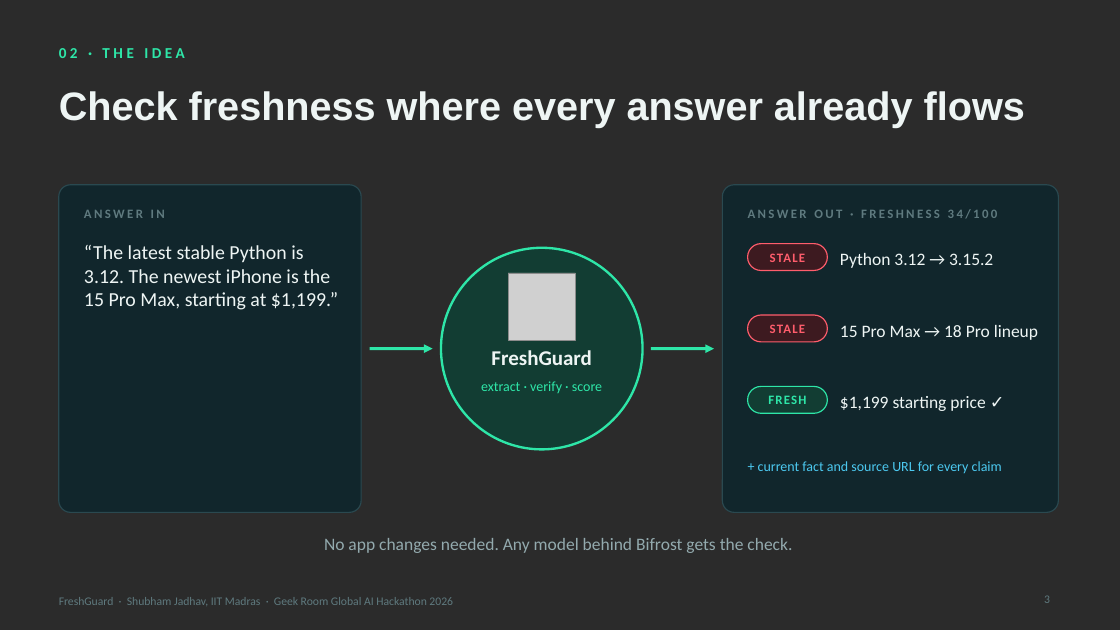
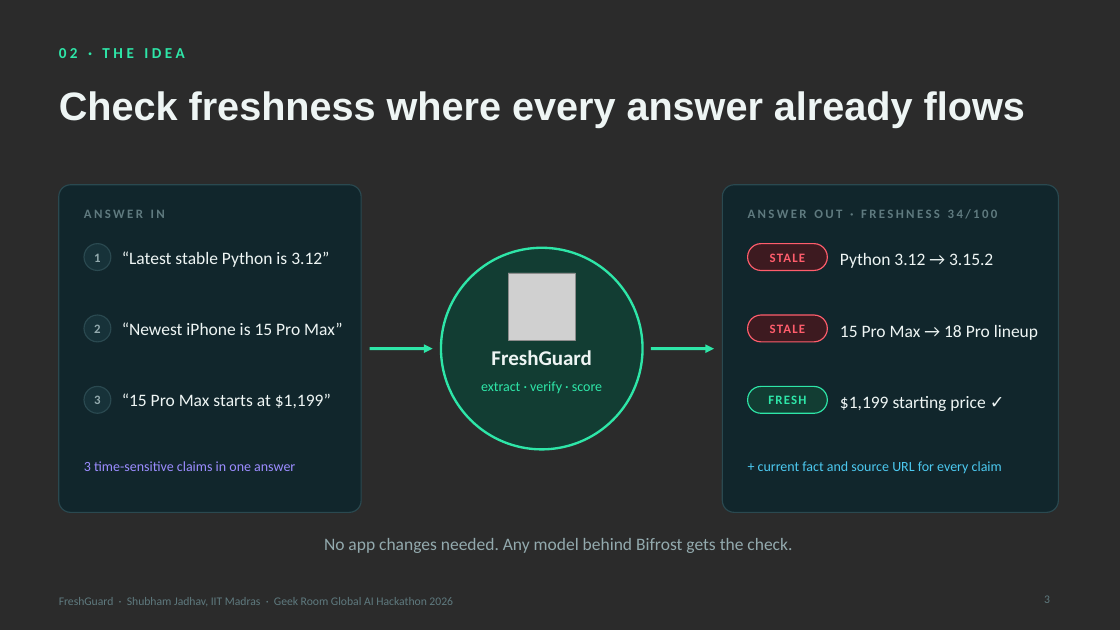
Before and after one commit to shubham-jadhav-FiatLux/freshguard, a slide deck: slide 3 of docs/FreshGuard_Pitch.pptx. Drawn at 1120x630 pixels with LibreOffice and Linux fonts; fonts in the diff are those of the drawing; grey boxes stand for pictures; background and template pictures are left out; a plain dark background stands for a picture behind light text. Boxes give left, top, right and bottom in pixels: in the first picture for what was removed or moved away, otherwise in the second. Text is boxed around its words. In the diff, an @@ line names an element or a change of style, - is before the commit and + after.

```diff
--- a/docs/FreshGuard_Pitch.pptx
+++ b/docs/FreshGuard_Pitch.pptx
@@ ellipse added at (84,244,111,271), fill #173239, outline #2A4950 1 pt @@
@@ text added at (94,254,100,262), 11 pt, text #93AAAE, bold @@
+1
@@ text added at (122,251,329,267), 15 pt, text #EEF5F4 @@
+“Latest stable Python is 3.12”
@@ ellipse added at (84,315,111,342), fill #173239, outline #2A4950 1 pt @@
@@ text added at (94,324,100,333), 11 pt, text #93AAAE, bold @@
+2
@@ text at (122,322,342,335): text changed; size 17 to 15 pt @@
-“The latest stable Python is 3.12. The newest iPhone is the 15 Pro Max, starting at $1,199.”
+“Newest iPhone is 15 Pro Max”
@@ text "“Newest iPhone is 15 Pro ..." at (122,322,342,335): vertical alignment top to middle @@
@@ ellipse added at (84,386,111,413), fill #173239, outline #2A4950 1 pt @@
@@ text added at (94,395,100,404), 11 pt, text #93AAAE, bold @@
+3
@@ text added at (122,393,331,408), 15 pt, text #EEF5F4 @@
+“15 Pro Max starts at $1,199”
@@ text added at (84,461,295,471), 12 pt, text #9B8CFF @@
+3 time-sensitive claims in one answer
```
Also in this commit, not shown: 2 other files.
